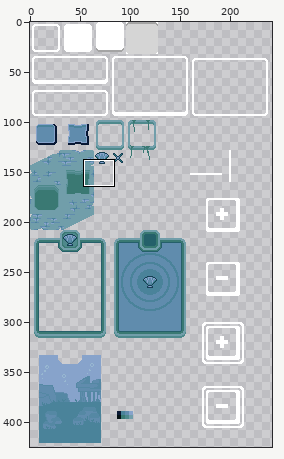
Pixel-art file, stored at gmtk-2026/assets/sprites/UI.aseprite. Above, an overview of the earlier version with the close-up marked.
Close-up. First the earlier version:
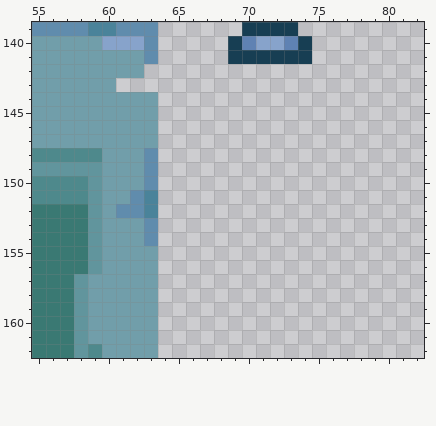
256x480 pixels, 1 frame. Shown: x 55..82, y 139..162. The wide view leaves out empty margins.
Now the later version:
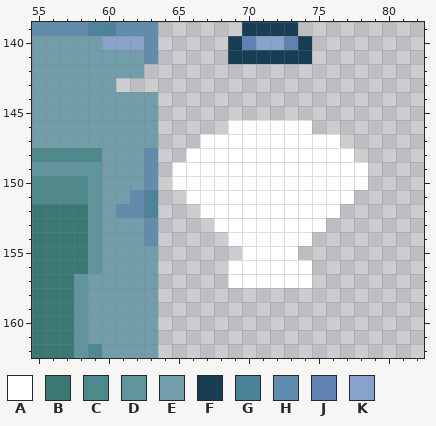
Palette (. is transparent): A #ffffff  B #3a7973  C #4e898c  D #61959d  E #719eaa  F #173e53  G #4a839a  H #608cad  J #5f82b3  K #87a3cb
Change:
Changed rows in their new state; - is an unchanged pixel.
Layer "UI":
first column x 65:
146 ----AAAAAA----
147 --AAAAAAAAAA--
148 -AAAAAAAAAAAA-
149 AAAAAAAAAAAAAA
150 AAAAAAAAAAAAAA
151 -AAAAAAAAAAAA-
152 --AAAAAAAAAA--
153 ---AAAAAAAA---
154 ----AAAAAA----
155 -----AAAA-----
156 ----AAAAAA----
157 ----AAAAAA----
Pixel boxes of the changes (left, top, right, bottom) in both close-ups:
added: (172, 120, 368, 288)
